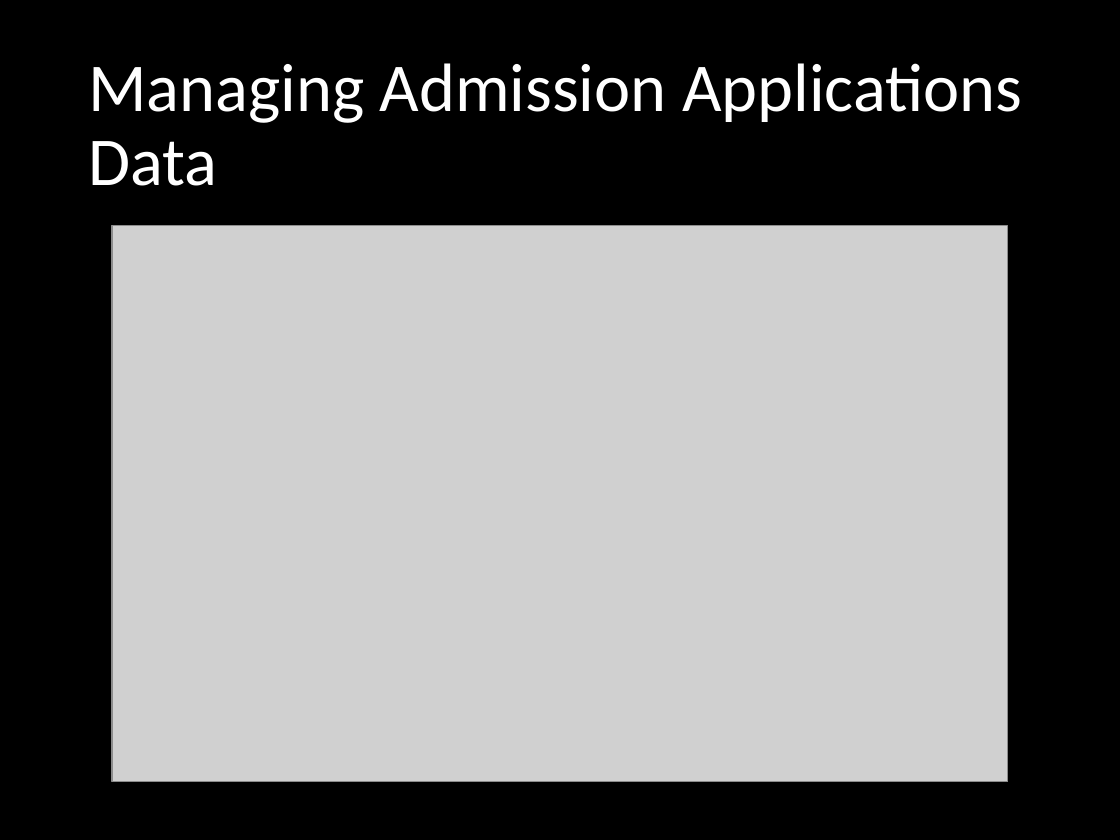
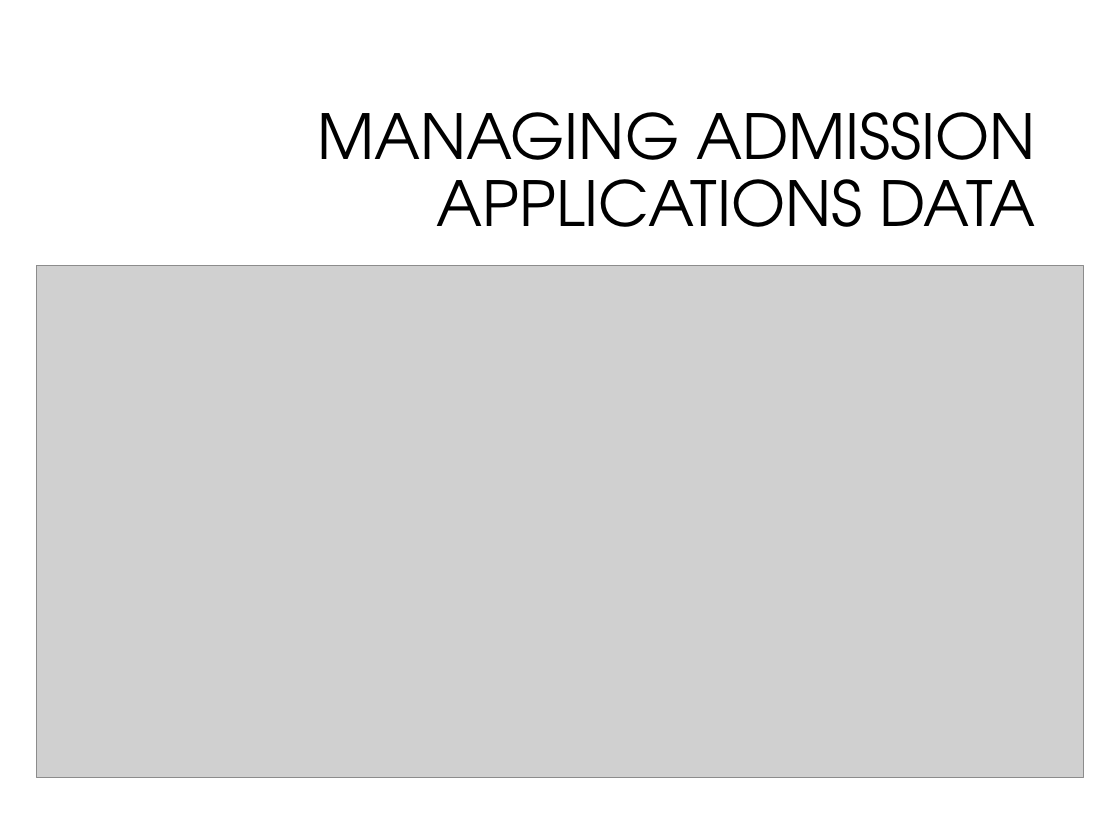
Before and after one commit to Jaikeerthana-G/College-website-SIGS, a slide deck: slide 8 of Backend_Presentation.pptx (slide 4 before the commit). Drawn at 1120x840 pixels with LibreOffice and Linux fonts; fonts in the diff are those of the drawing; grey boxes stand for pictures; background and template pictures are left out. Boxes give left, top, right and bottom in pixels: in the first picture for what was removed or moved away, otherwise in the second. Text is boxed around its words. In the diff, an @@ line names an element or a change of style, - is before the commit and + after.

```diff
--- a/Backend_Presentation.pptx
+++ b/Backend_Presentation.pptx
@@ background #000000 to #FFFFFF @@
@@ title at box(318, 112, 1036, 227): text changed; size 44 to 40 pt; font Calibri to TeX Gyre Adventor; text colour #FFFFFF to #000000 @@
-Managing Admission Applications Data
+MANAGING ADMISSION APPLICATIONS DATA
@@ picture: place and size @@
-picture at box(112, 226, 1008, 782)
+picture at box(37, 265, 1084, 777)
```
Also in this commit, not shown: 4 other slides changed, 9 slides added, 1 slide removed, 4 other files.
